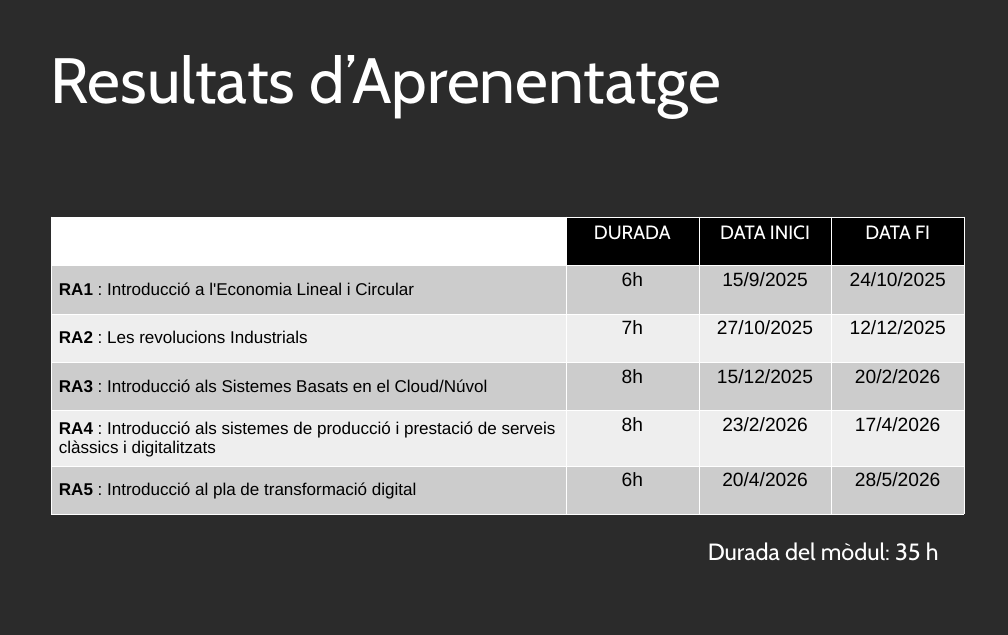
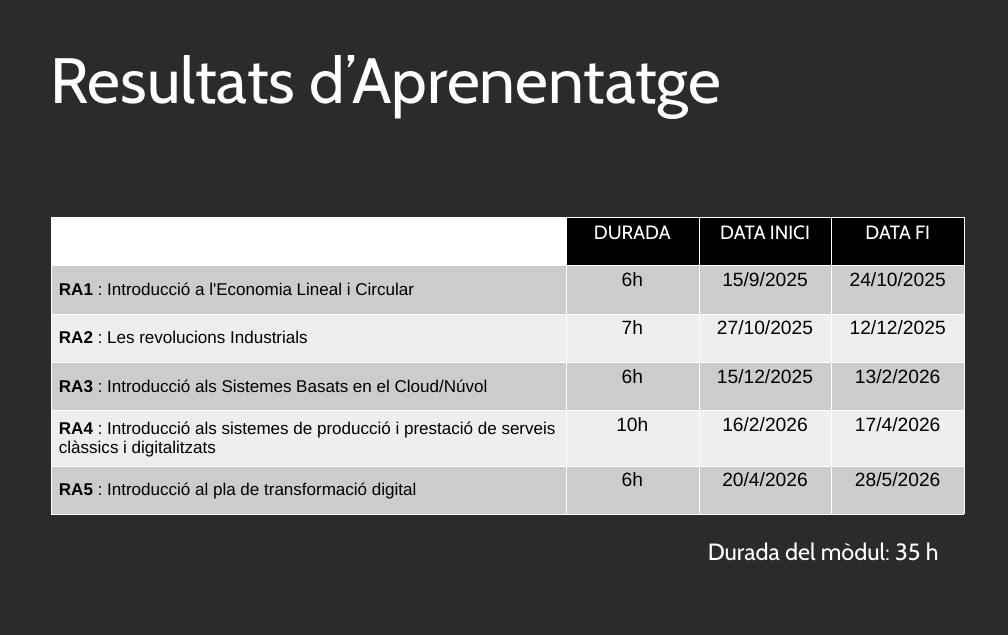
Before and after one commit to xbaubes/xbaubes, a slide deck: slide 3 of Presentacions/[SMX-1664] Digitalització Aplicada als Sectors Productius.odp. Drawn at 1008x635 pixels with LibreOffice and Linux fonts; fonts in the diff are those of the drawing; background and template pictures are left out; a plain dark background stands for a picture behind light text. Boxes give left, top, right and bottom in pixels: in the first picture for what was removed or moved away, otherwise in the second. Text is boxed around its words. In the diff, an @@ line names an element or a change of style, - is before the commit and + after.

```diff
--- a/Presentacions/[SMX-1664] Digitalització Aplicada als Sectors Productius.odp
+++ b/Presentacions/[SMX-1664] Digitalització Aplicada als Sectors Productius.odp
@@ table at (51, 217, 965, 514) @@
-row 4, column 2: 8h
+row 4, column 2: 6h
-row 4, column 4: 20/2/2026
+row 4, column 4: 13/2/2026
-row 5, column 2: 8h
+row 5, column 2: 10h
-row 5, column 3: 23/2/2026
+row 5, column 3: 16/2/2026
```
Also in this commit, not shown: 1 other slide changed.
